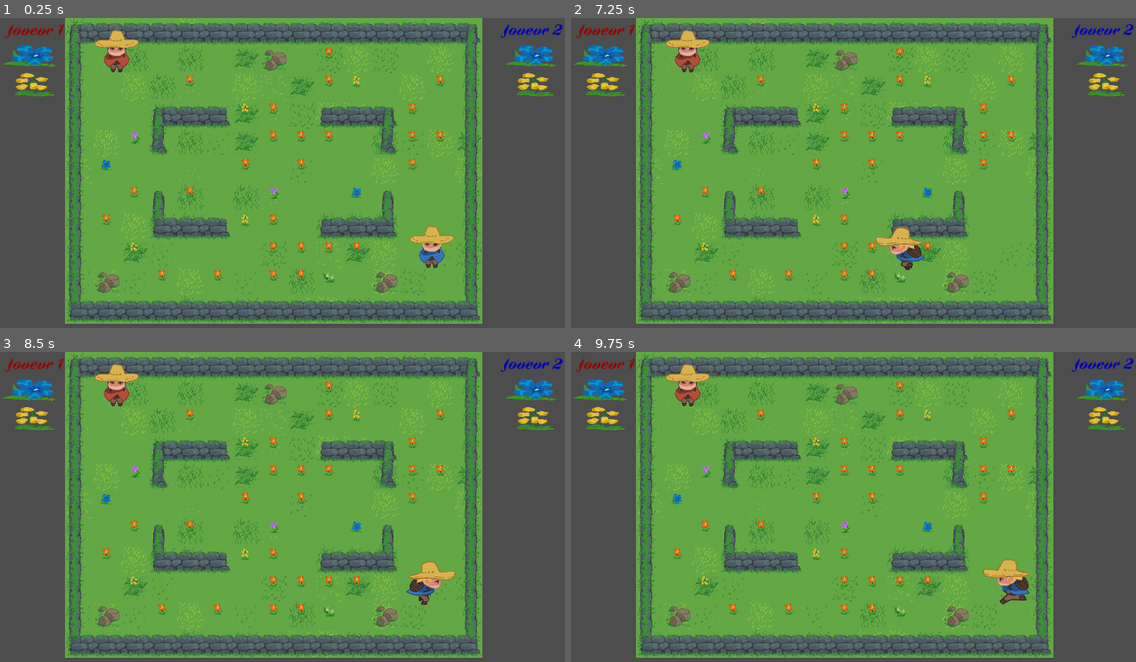
Above: before the commit, frames 1-4 (two rows, left to right).
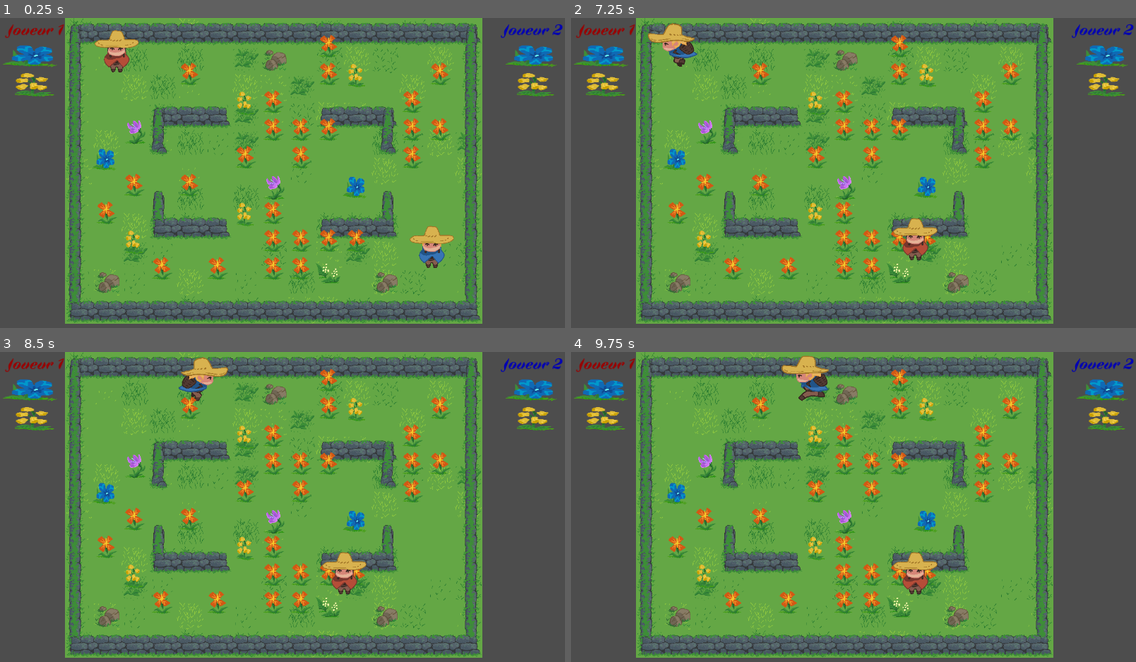
Above: after the commit, the same moments.

Repository: FablabMurat/2025GameJamCantal-1
Game: Godot game, scene res://root.tscn
The game is run twice, just before and just after one commit, with the same random seed, the same clock (stepped at 60 frames per second) and the same inputs.
Inputs:
- Up to frame 1 (0.25 s): no input
- Up to frame 2 (7.25 s): tap Enter (ui_accept) at 0.5, 0.77, 1.25, 1.52, 2, 3.02, 3.77, 4.25, 4.52, 6.02, 6.77 s; hold Right (ui_right) 0.53-2.03 s; hold Left (ui_left) 2.03-2.78 s; hold Right (ui_right) 2.78-4.28 s; hold Left (ui_left) 4.28-5.03 s; hold Right (ui_right) 5.03-5.78 s; hold Left (ui_left) from 5.78 s (still down)
- Up to frame 3 (8.5 s): release Left (ui_left) at 7.28 s; hold Right (ui_right) from 7.28 s (still down); tap Enter (ui_accept) at 7.52 s
- Up to frame 4 (9.75 s): tap Enter (ui_accept) at 9.02 s; release Right (ui_right) at 9.53 s; hold Left (ui_left) from 9.53 s (still down)

The runs differ from the first frame. In frame 1, 4.6% of the frame differs, in the area x 16-80%, y 5-86%; in frame 2, 6.0%; in frame 3, 6.7%; in frame 4, 6.9%, in the area x 16-82%, y 1-86%.

Commit message:
scale plante

Diff:
--- a/plante.gd
+++ b/plante.gd
@@ -30,10 +30,10 @@
 	var icon = load("res://Ressources/Images/flower_%02d.png" % ft)
 
 	$Sprite2D.texture = icon
-	var rescale : float
-	rescale = 32.0 / icon.get_width()
-	scale.x = rescale
-	scale.y = rescale
+	#var rescale : float
+	#rescale = 32.0 / icon.get_width()
+	#scale.x = rescale
+	#scale.y = rescale
 
 # Called every frame. 'delta' is the elapsed time since the previous frame.
 func _process(delta: float) -> void:
